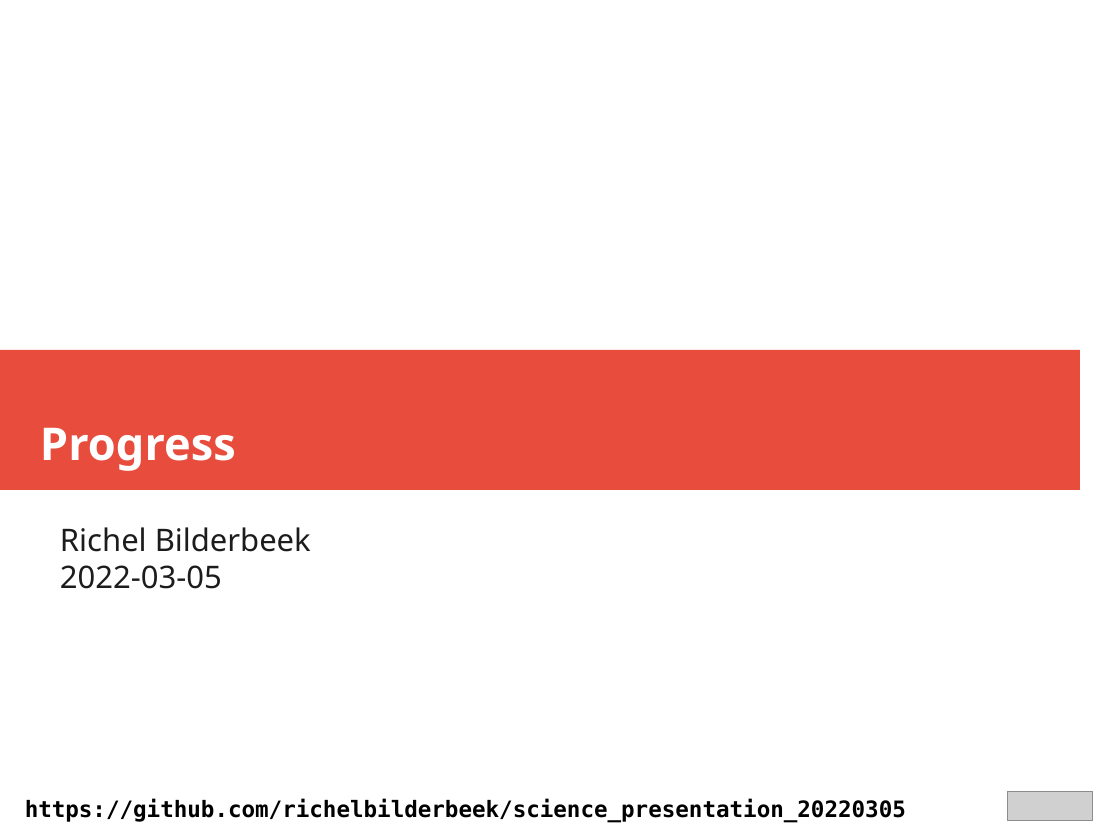
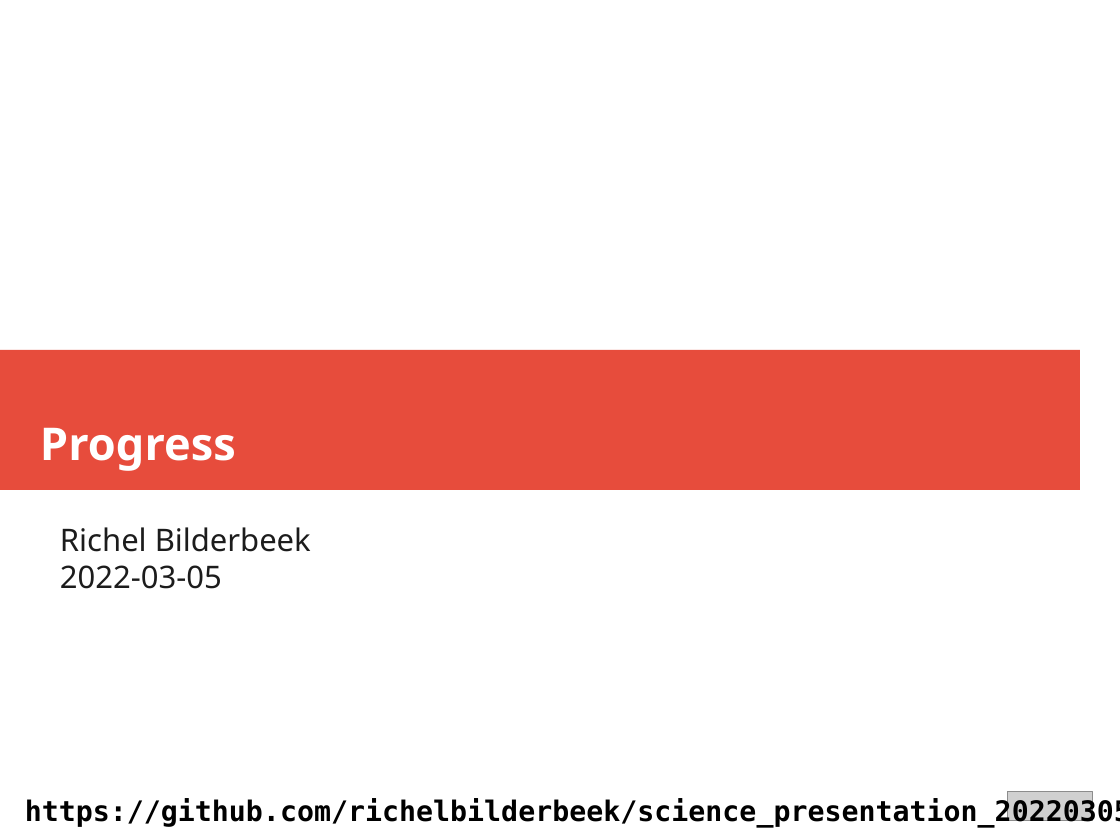
Before and after one commit to richelbilderbeek/science_presentation_20220305, a slide deck: slide 1 of science_presentation_20220305.odp. Drawn at 1120x840 pixels with LibreOffice and Linux fonts; fonts in the diff are those of the drawing; grey boxes stand for pictures. Boxes give left, top, right and bottom in pixels: in the first picture for what was removed or moved away, otherwise in the second. Text is boxed around its words. In the diff, an @@ line names an element or a change of style, - is before the commit and + after.

```diff
--- a/science_presentation_20220305.odp
+++ b/science_presentation_20220305.odp
@@ text "https://github.com/richelbilderbeek/science_presentation_202 ..." at bbox=[25, 798, 1120, 827]: size 16 to 20 pt @@
```
Also in this commit, not shown: 1 other slide changed, 3 slides added, 3 slides removed, 7 other files.
